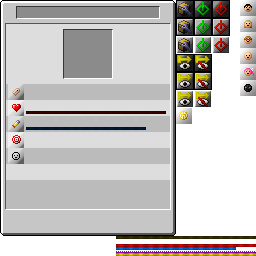
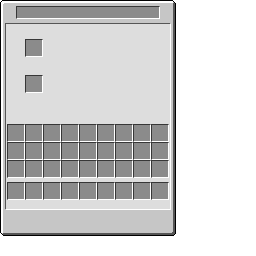
Layer changes from the first 256×256 image to the second:
added layer "remote_access_slots" above "upgrade_slots" over box(25, 39, 43, 93)
added layer "inventory_slots" above "smart" over box(7, 124, 169, 200)
hid group "info" (30 layers) over box(6, 0, 256, 256)
